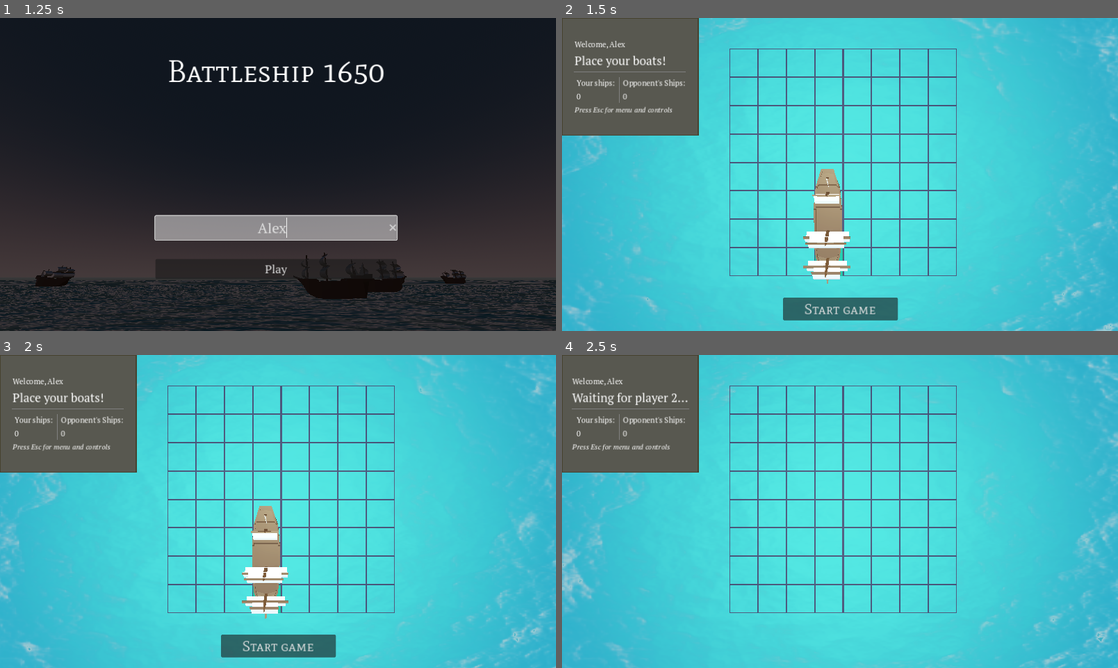
Above: before the commit, frames 1-4 (two rows, left to right).
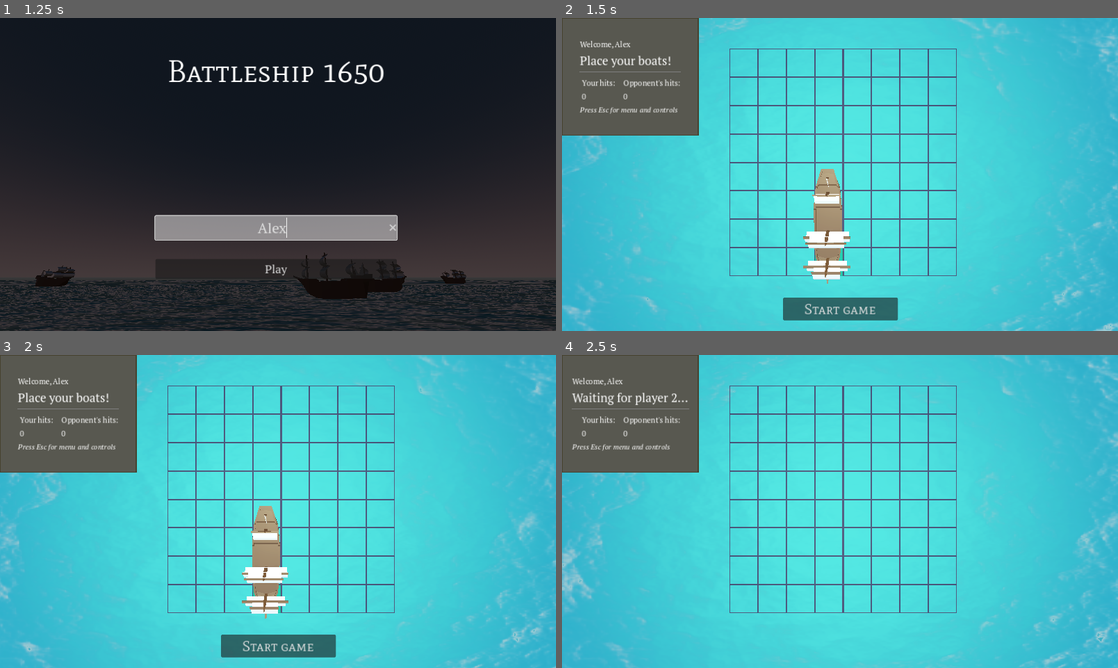
Above: after the commit, the same moments.

Repository: Qwenty228/netcentric
Game: Godot game, scene res://main_menu_bg.tscn
Same seed, same stepped clock (60 frames per second), same inputs: the game is played once before the commit and once after it.
Inputs (mouse positions are in pixels of both pictures, inside the frame that each line leads up to):
- Up to frame 1 (1.25 s): click (278, 227) at 0.52 s; type "Alex" at 0.6 s
- Up to frame 2 (1.5 s): click "Play" at 1.25 s
- Up to frame 3 (2 s): no input
- Up to frame 4 (2.5 s): click "Start game" at 2 s

Frame 1 is identical in both runs. In frame 2, 0.8% of the frame differs, in the area x 2-23%, y 7-31%; in frame 3, 0.8%; in frame 4, 0.2%.

Commit message:
Adjusted score label

Diff:
--- a/base_level.tscn
+++ b/base_level.tscn
@@ -375,7 +375,7 @@
 [node name="Label2" type="Label" parent="UI/HUD/CenterContainer/VBoxContainer/ScoreBox/CContainer/VBox/VBoxContainer"]
 layout_mode = 2
 theme = ExtResource("8_nskxa")
-text = "Your ships:"
+text = "Your hits:"
 
 [node name="PlayerShipsLabel" type="Label" parent="UI/HUD/CenterContainer/VBoxContainer/ScoreBox/CContainer/VBox/VBoxContainer"]
 unique_name_in_owner = true
@@ -397,7 +397,7 @@
 [node name="OppName" type="Label" parent="UI/HUD/CenterContainer/VBoxContainer/ScoreBox/CContainer/VBox/VBoxContainer2"]
 layout_mode = 2
 theme = ExtResource("8_nskxa")
-text = "Opponent's Ships:"
+text = "Opponent's hits:"
 
 [node name="OppShipsLabel" type="Label" parent="UI/HUD/CenterContainer/VBoxContainer/ScoreBox/CContainer/VBox/VBoxContainer2"]
 unique_name_in_owner = true
